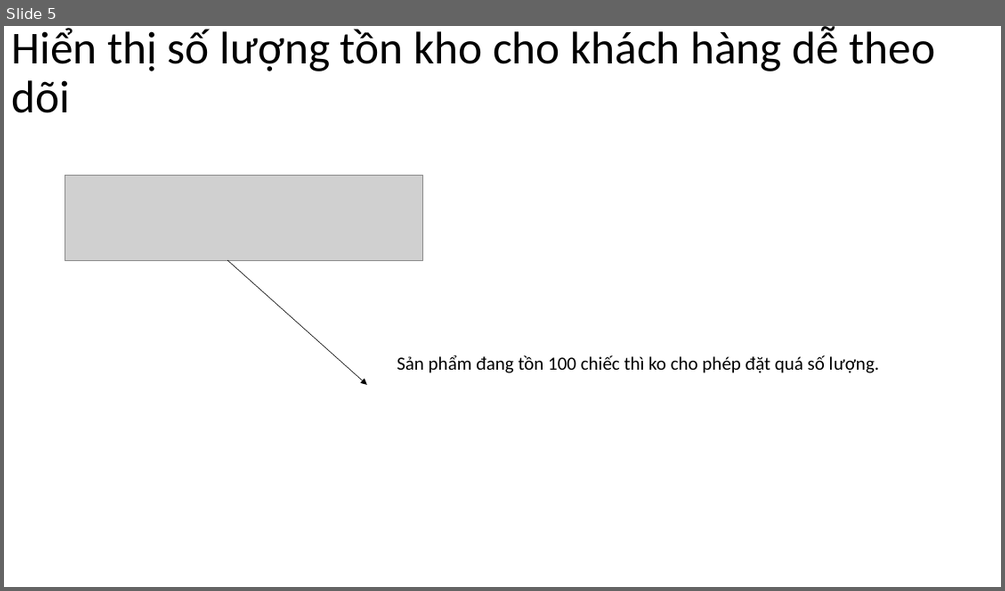
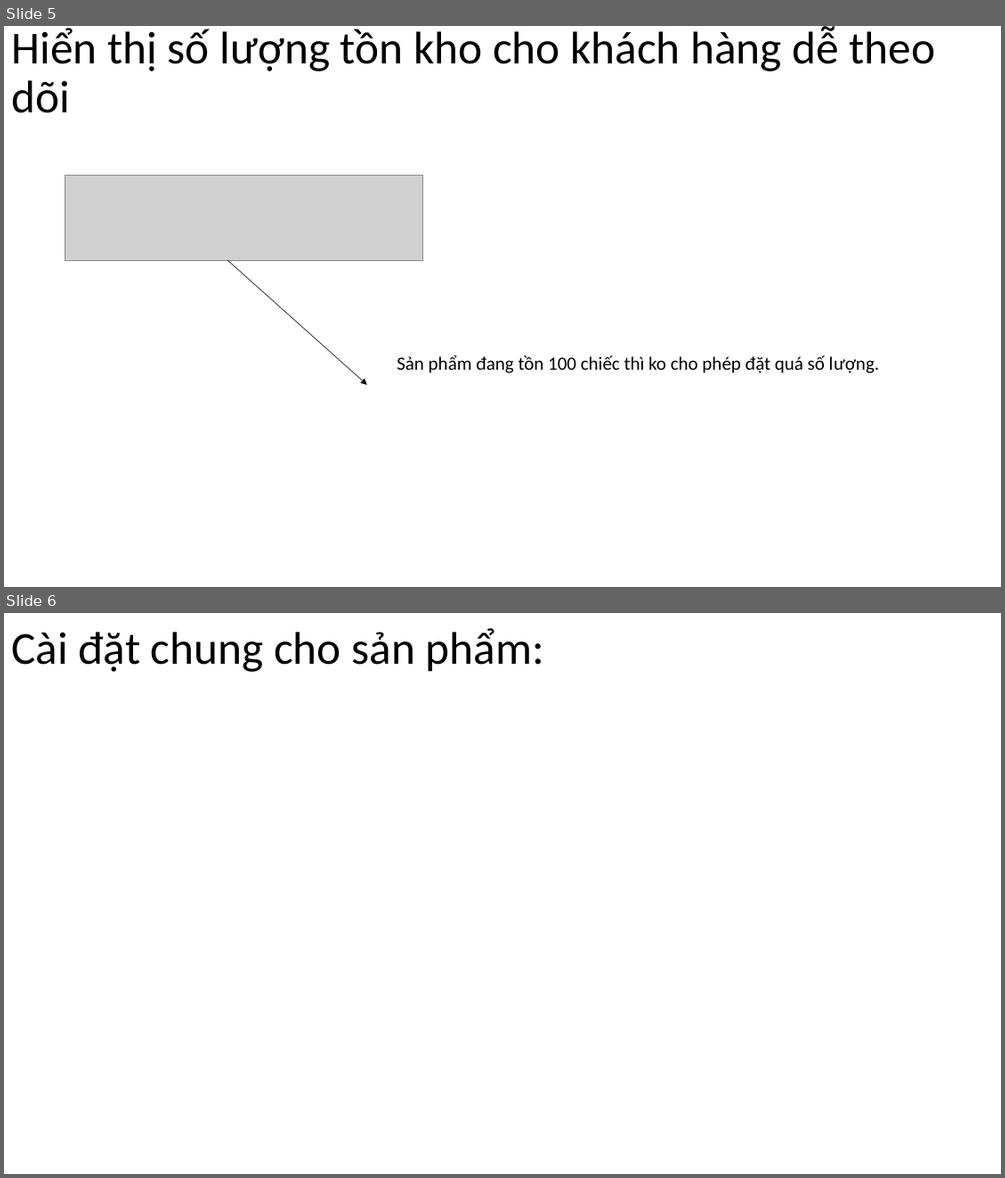
Before and after one commit to DangVanDoan05/WordPress, a slide deck: Woocommerce Toàn Tập A - Z.pptx. Shown one above the other, each under a label of ours: slide 5 before the commit, slides 5 and 6 after it. The pictures are 1005x591 and 1005x1178 pixels, drawn with LibreOffice and Linux fonts; fonts in the diff are those of the drawing; grey boxes stand for pictures. Boxes give left, top, right and bottom in pixels: in the first picture for what was removed or moved away, otherwise in the second. Text is boxed around its words. In the diff, an @@ line names an element or a change of style, - is before the commit and + after.

Commit message:
Update 2 24/09/2024

```diff
--- a/Woocommerce Toàn Tập A - Z.pptx
+++ b/Woocommerce Toàn Tập A - Z.pptx
@@ slide 6 added at (4, 613, 1001, 1174), background #FFFFFF @@
@@ title added at (11, 628, 544, 672), 44 pt, text #000000 @@
+Cài đặt chung cho sản phẩm:
```
Also in this commit, not shown: 1 other slide added, 2 slides removed.
